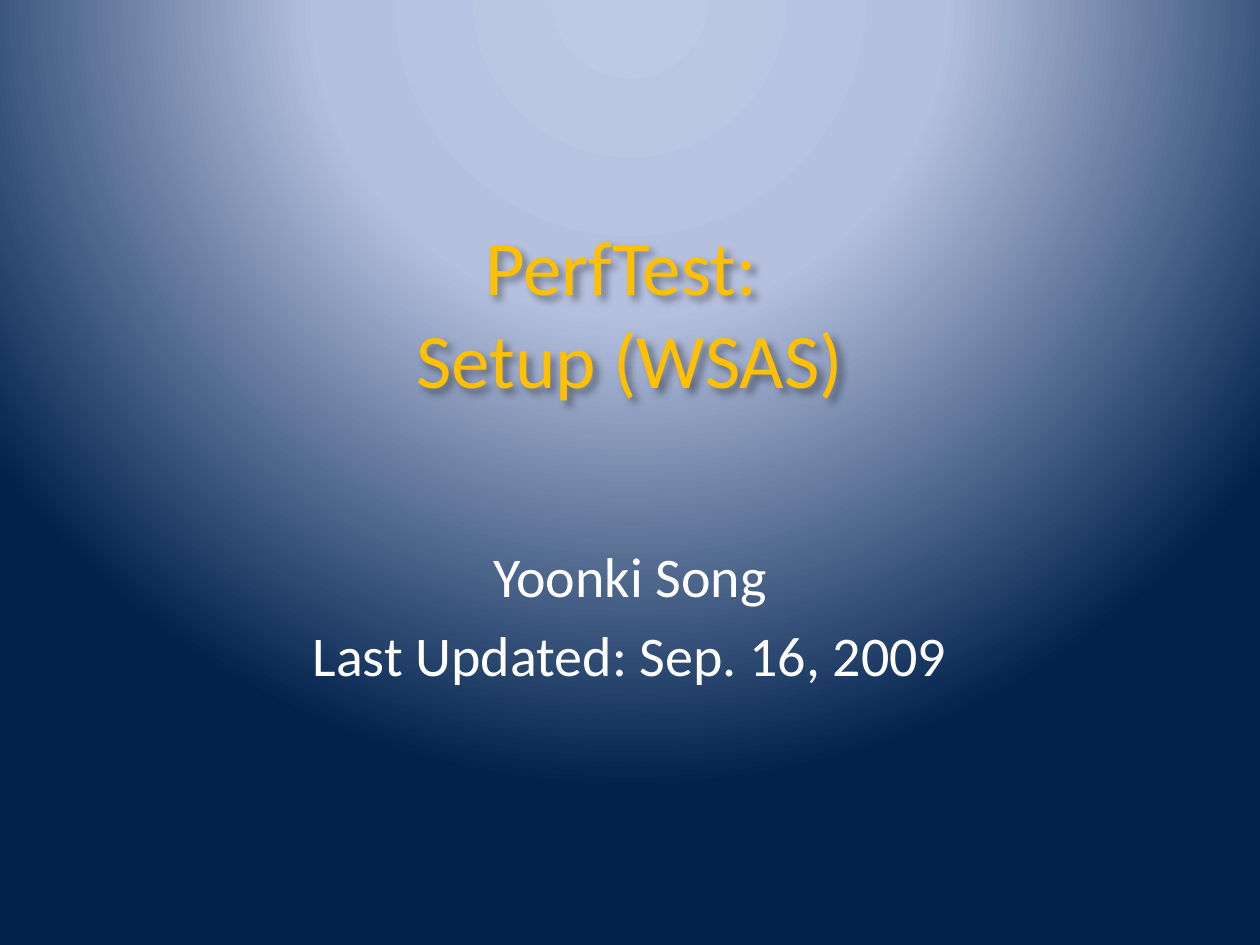
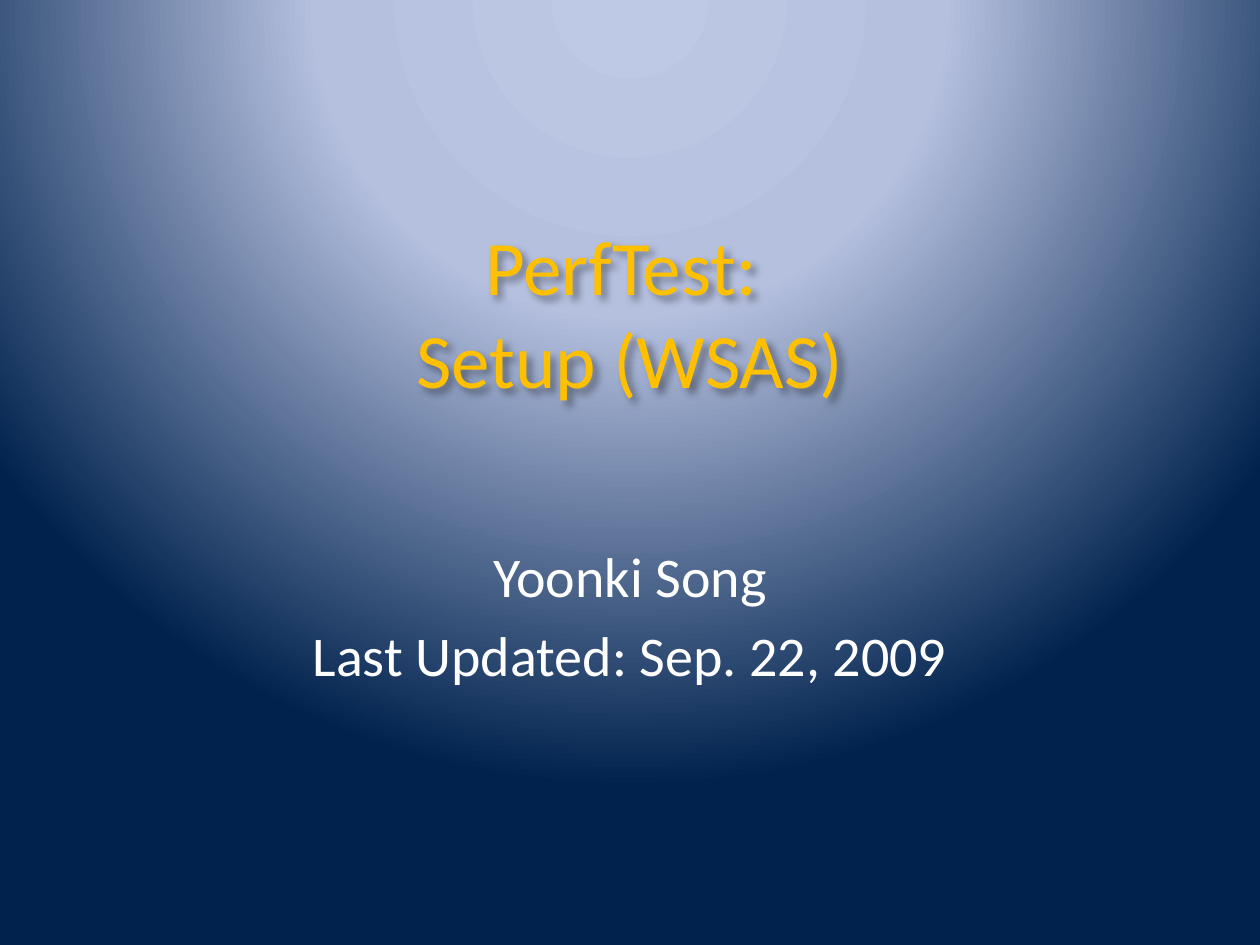
Before and after one commit to wsgan001/asegrp, a slide deck: slide 1 of papers/DRCPA/docs/PerfTest - Setup (WSAS).pptx. Drawn at 1260x945 pixels with LibreOffice and Linux fonts; fonts in the diff are those of the drawing. Boxes give left, top, right and bottom in pixels: in the first picture for what was removed or moved away, otherwise in the second. Text is boxed around its words. In the diff, an @@ line names an element or a change of style, - is before the commit and + after.

```diff
--- a/papers/DRCPA/docs/PerfTest - Setup (WSAS).pptx
+++ b/papers/DRCPA/docs/PerfTest - Setup (WSAS).pptx
@@ subtitle at [313,637,947,685]: text changed @@
-Last Updated: Sep. 16, 2009
+Last Updated: Sep. 22, 2009
```
Also in this commit, not shown: 3 other slides changed, 2 slides added, 7 other files.
